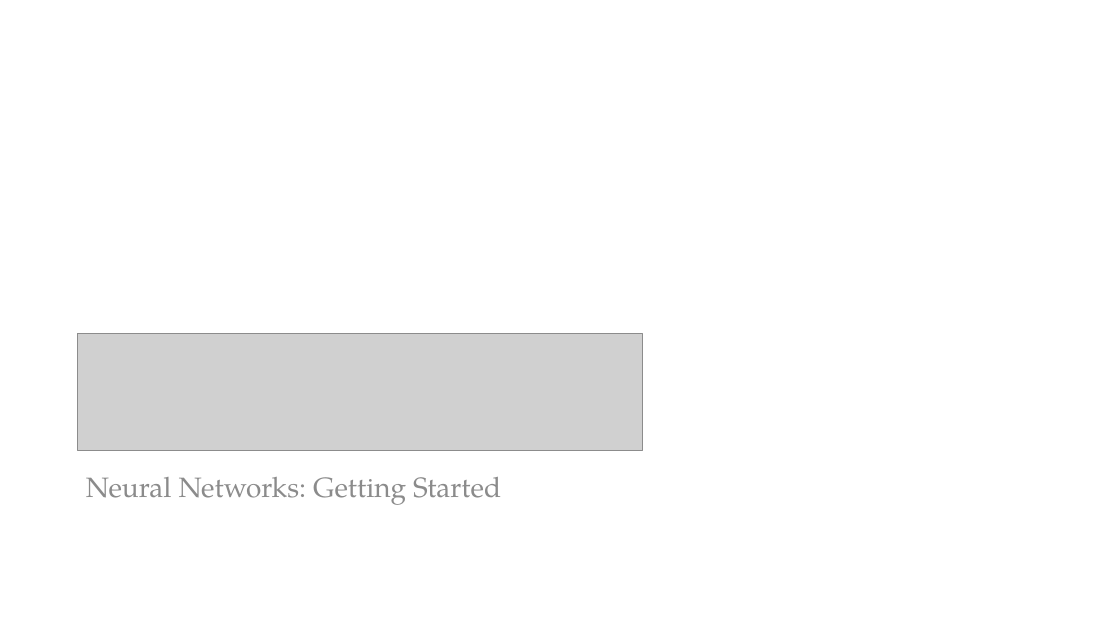
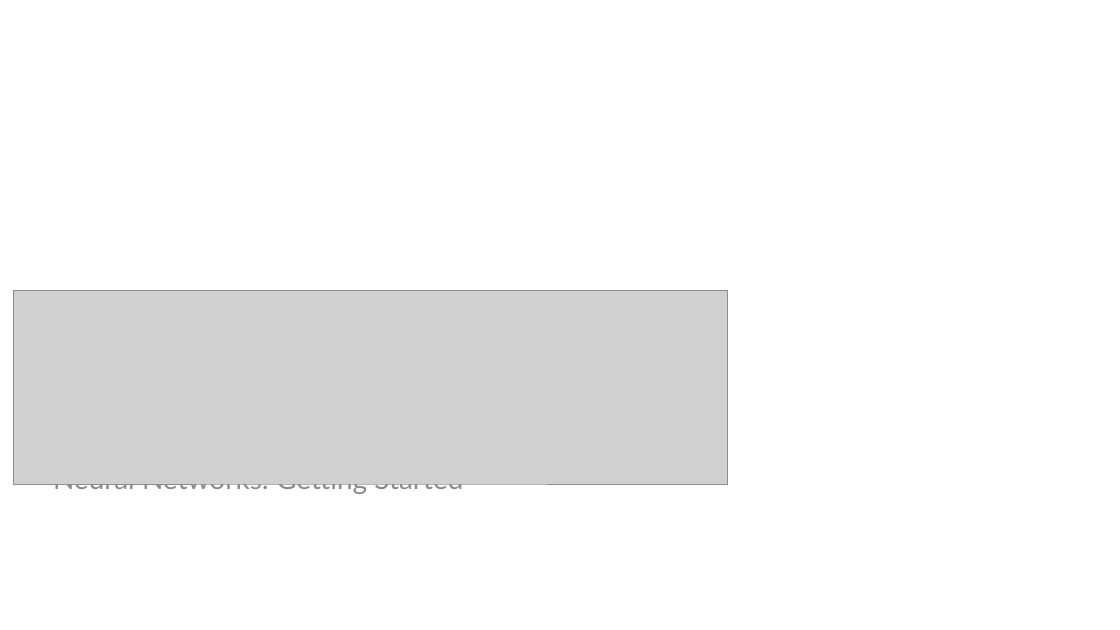
Before and after one commit to PracticumAI/deep_learning, a slide deck: slide 1 of presentations/01_deep_learn_intro.pptx. Drawn at 1120x630 pixels with LibreOffice and Linux fonts; fonts in the diff are those of the drawing; grey boxes stand for pictures. Boxes give left, top, right and bottom in pixels: in the first picture for what was removed or moved away, otherwise in the second. Text is boxed around its words. In the diff, an @@ line names an element or a change of style, - is before the commit and + after.

```diff
--- a/presentations/01_deep_learn_intro.pptx
+++ b/presentations/01_deep_learn_intro.pptx
@@ picture added at [13,291,728,485] @@
@@ picture removed at [77,334,643,450] @@
@@ text "Neural Networks: Getting Started": place and size @@
-text "Neural Networks: Getting Started" at [86,477,501,505]
+text "Neural Networks: Getting Started" at [53,484,463,495]
@@ text "Neural Networks: Getting Started" at [53,484,463,495]: font TeX Gyre Pagella to Lato @@
```
Also in this commit, not shown: 15 other slides changed, 2 slides added, 6 slides removed, 3 other files.
